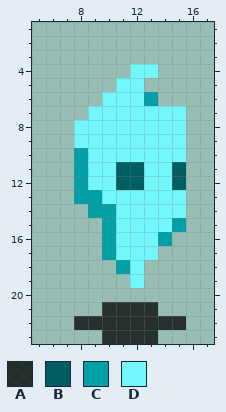
Pixel-art sprite -- Fantasy - Ravennor Expedition/Fantasy - Ravennor Expedition/Assets/Sprites/Personnages/Ennemis/PixelSmallSoul.png. The picture above is the old version.
The file is 24x24 pixels. Shown: x 5..17, y 1..23.
Palette (. is transparent): A #000000bf  B #005e62  C #00a0a6  D #72f8fc
Pixels before, first column x 8:
 4 ....DD..
 5 ...DD...
 6 ..DDDC..
 7 .DDDDDDD
 8 DDDDDDDD
 9 DDDDDDDD
10 CDDDDDDD
11 CDDBBDDB
12 CDDBBDDB
13 CCDDDDDD
14 .CCDDDDD
15 ..CDDDDC
16 ..CDDDC.
17 ..CDDD..
18 ...CD...
19 ....D...
20 ........
21 ..AAAA..
22 AAAAAAAA
23 ..AAAA..
After:
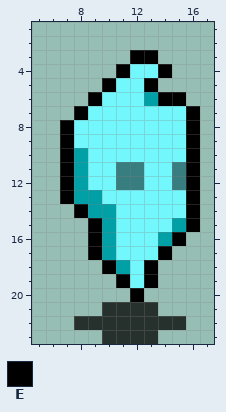
Colours new in this view: E #000000
Edits made:
{"colour":"B","old":"#005e62","new":"#387d7f"}
{"y":3,"x":12,"old":"..","new":"EE"}
{"y":4,"x":11,"old":".","new":"E"}
{"y":4,"x":14,"old":".","new":"E"}
{"y":5,"x":10,"old":".","new":"E"}
{"y":5,"x":13,"old":".","new":"E"}
{"y":6,"x":9,"old":".","new":"E"}
{"y":6,"x":14,"old":"..","new":"EE"}
{"y":7,"x":8,"old":".","new":"E"}
{"y":7,"x":16,"old":".","new":"E"}
{"y":8,"x":7,"old":".","new":"E"}
{"y":8,"x":16,"old":".","new":"E"}
{"y":9,"x":7,"old":".","new":"E"}
{"y":9,"x":16,"old":".","new":"E"}
{"y":10,"x":7,"old":".","new":"E"}
{"y":10,"x":16,"old":".","new":"E"}
{"y":11,"x":7,"old":".","new":"E"}
{"y":11,"x":16,"old":".","new":"E"}
{"y":12,"x":7,"old":".","new":"E"}
{"y":12,"x":16,"old":".","new":"E"}
{"y":13,"x":7,"old":".","new":"E"}
{"y":13,"x":16,"old":".","new":"E"}
{"y":14,"x":8,"old":".","new":"E"}
{"y":14,"x":16,"old":".","new":"E"}
{"y":15,"x":9,"old":".","new":"E"}
{"y":15,"x":16,"old":".","new":"E"}
{"y":16,"x":9,"old":".","new":"E"}
{"y":16,"x":15,"old":".","new":"E"}
{"y":17,"x":9,"old":".","new":"E"}
{"y":17,"x":14,"old":".","new":"E"}
{"y":18,"x":10,"old":".","new":"E"}
{"y":18,"x":13,"old":".","new":"E"}
{"y":19,"x":11,"old":".","new":"E"}
{"y":19,"x":13,"old":".","new":"E"}
{"y":20,"x":12,"old":".","new":"E"}
{"label":"changed","picture_box":[60,50,200,302]}
